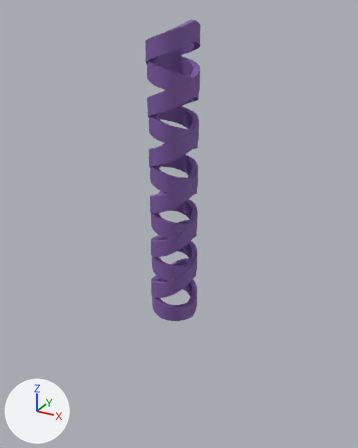
The OBJ model models/parts/Ito.obj, before and after one commit.
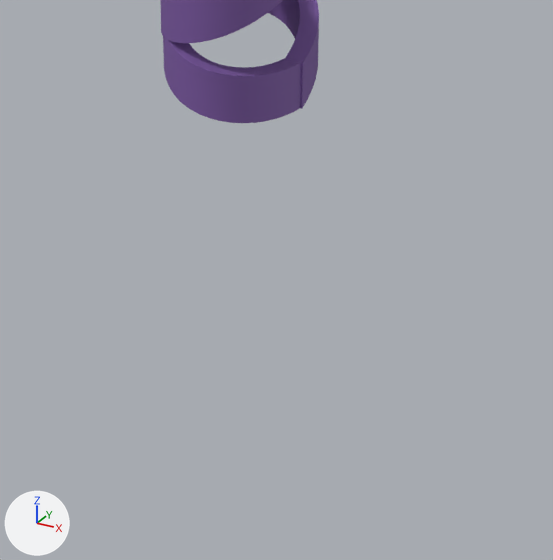
There are two pictures of each version: one whole from a camera (50 mm lens) standing at (0.97, -1.73, -0.16) and looking at (-0.08, 0.19, -1.12), one close up on the part from 29% to 74% of the width and 64% to 100% of the height. Lighting does not change. The marker at lower left points along +X, +Y and +Z. The last two pictures show the newer version. Where no turn or scale is listed for an object, it has been applied to the vertices.

The older version as bpy lines, for what is in view:
```python
me_ito = bpy.data.meshes.new('Ito')
me_ito.from_pydata(...)  # 2098 vertices, 4240 faces; spans x -0.092..0.093, y -0.137..0.139, z -1.476..-0.204
me_ito.materials.append(mat_ito)  # purple #7c59a2
ob_ito = bpy.data.objects.new('Ito', me_ito)
ob_ito.location = (0.0, 0.0, 0.0)
```
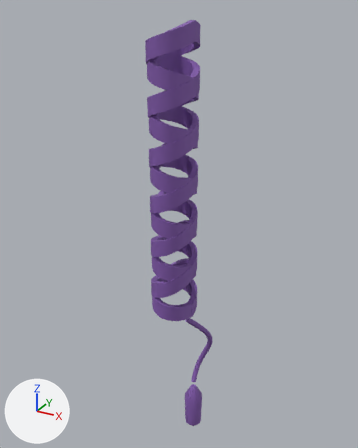
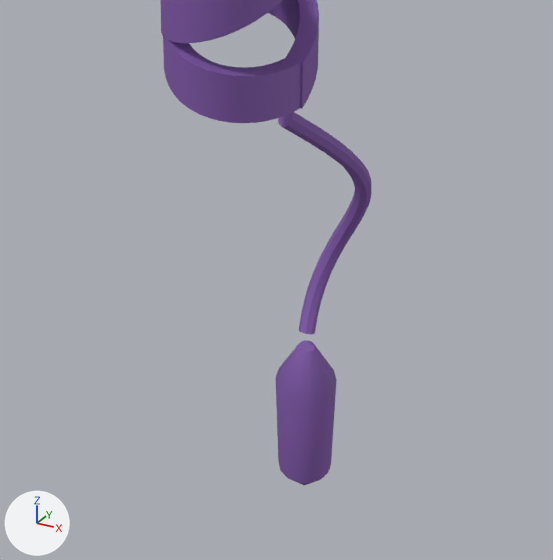
The change, as a diff of the scene's bpy script:
```diff
--- a/models/parts/Ito.obj.py
+++ b/models/parts/Ito.obj.py
@@ me_ito @@
 # used by ob_ito; location = (0.0, 0.0, 0.0)
-me_ito.from_pydata(...)  # 2098 vertices, 4240 faces; spans x -0.092..0.093, y -0.137..0.139, z -1.476..-0.204
+me_ito.from_pydata(...)  # 2446 vertices, 4928 faces; spans x -0.1..0.093, y -0.137..0.371, z -2.49..-0.204
+# me_ito part 1: a new loose piece of 290 vertices spanning x -0.063..0.064, y 0.12..0.371, z -2.157..-1.59, in mat_ito (purple #8159aa)
+# me_ito part 2: a new loose piece of 58 vertices spanning x -0.1..0.004, y 0.254..0.356, z -2.49..-2.18, in mat_ito (purple #8159aa)
 me_ito.materials.append(mat_ito)
```

What differs and where, as boxes (x1, y1, x2, y2) in the close-ups (553 x 560 px):
'Ito', reshaped
    before: (160, 0, 319, 123)
    after: (160, 0, 371, 485)
part 1 of me_ito, added (purple)
    after: (278, 112, 371, 334)
part 2 of me_ito, added (purple)
    after: (275, 340, 337, 485)
